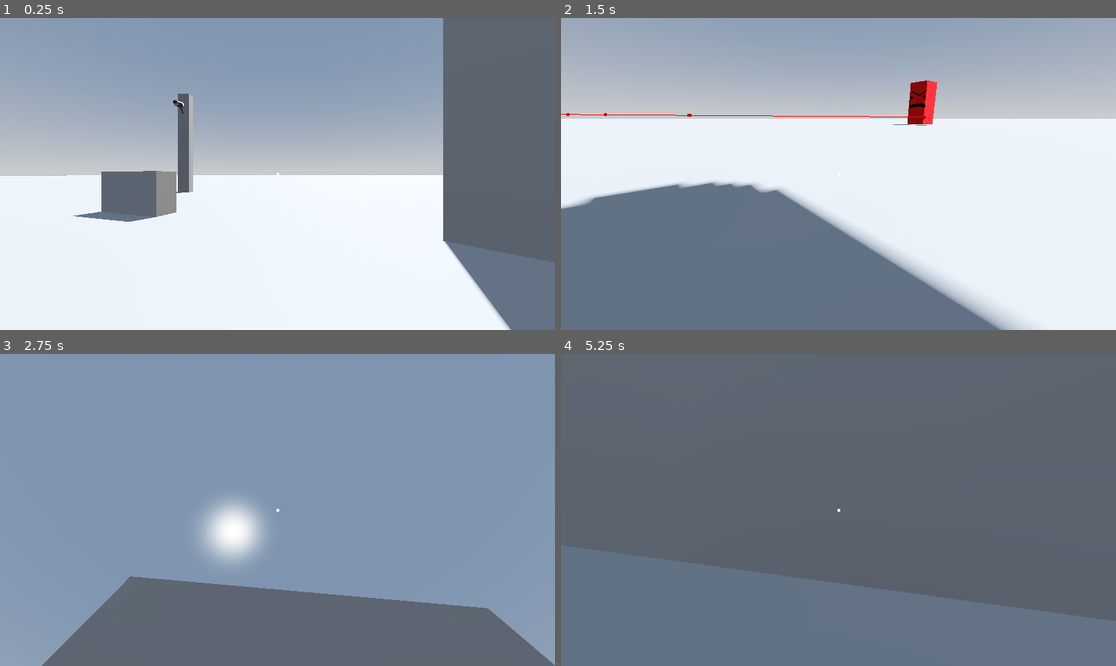
Above: before the commit, frames 1-4 (two rows, left to right).
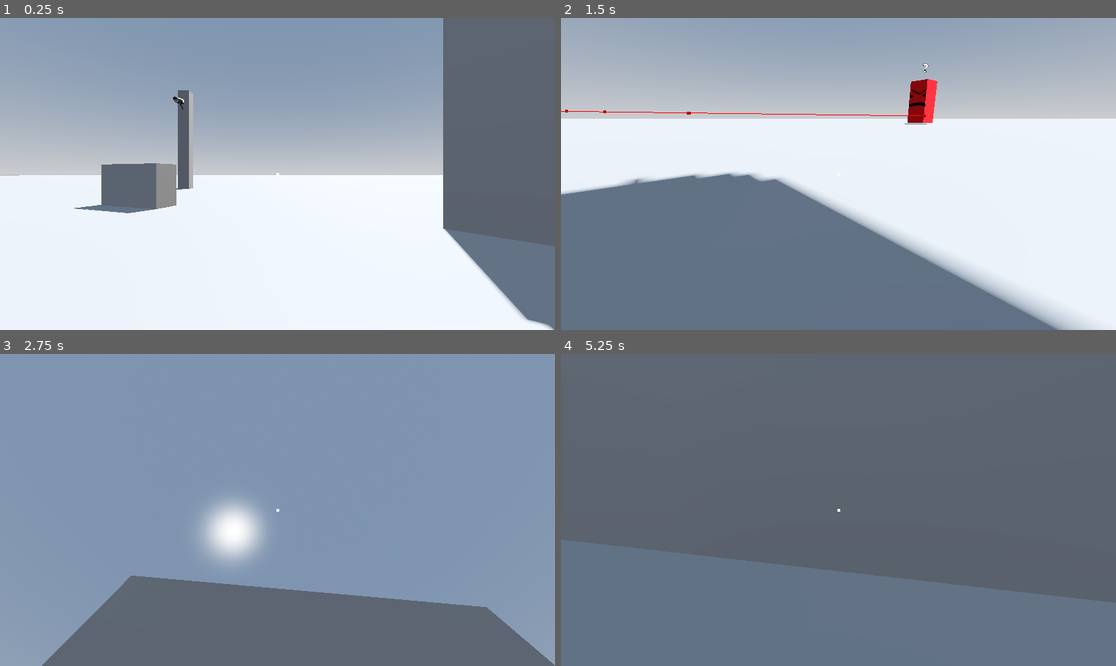
Above: after the commit, the same moments.

Repository: Rubix334/Extrica
Game: Godot game, scene res://level.tscn
The game is run twice, just before and just after one commit, with the same random seed, the same clock (stepped at 60 frames per second) and the same inputs.
Inputs (mouse positions are in pixels of both pictures, inside the frame that each line leads up to):
- Up to frame 1 (0.25 s): no input
- Up to frame 2 (1.5 s): move the mouse to (960, 158) at 0.52 s; hold D (right) 0.53-1.28 s; hold Q (hack) 0.53-1.28 s; tap Ctrl (crouch) at 0.6 s; move the mouse to (727, 189) at 1.27 s; hold S (back) from 1.28 s (still down); tap Q (hack) at 1.35 s
- Up to frame 3 (2.75 s): tap Ctrl (crouch) at 1.55, 2.1 s; move the mouse to (333, 441) at 2.02 s; release S (back) at 2.03 s; hold D (right) from 2.03 s (still down); hold Q (hack) from 2.03 s (still down)
- Up to frame 4 (5.25 s): move the mouse to (810, 572) at 2.77 s; release D (right) at 2.78 s; release Q (hack) at 2.78 s; hold W (forward) 2.78-3.53 s; tap Q (hack) at 2.85, 3.8 s; tap Ctrl (crouch) at 3.05, 4.35 s; move the mouse to (1005, 556) at 3.52 s; hold Shift (sprint) 3.53-4.28 s; hold A (left) 3.53-5.03 s; move the mouse to (672, 463) at 4.27 s; move the mouse to (866, 510) at 5.02 s; hold S (back) from 5.03 s (still down); hold Q (hack) from 5.03 s (still down)

The runs differ from the first frame. In frame 1, 3.0% of the frame differs, in the area x 3-100%, y 23-100%; in frame 2, 7.1%, in the area x 0-96%, y 14-100%; in frame 3, 0.2%; in frame 4, 3.3%.

Commit message:
Crouching to avoid AI bug solved; AudioManager created; hacking progress bar

Diff:
--- /dev/null
+++ b/Extrica/audio_manager.gd
@@ -0,0 +1,74 @@
+extends Node3D
+@onready var audio_player: AudioStreamPlayer3D = $AudioStreamPlayer3D
+
+var footsteps : Array = load_audio_files("res://assets/metal_steps_48k24b/")
+
+func load_audio_files(path: String) -> Array[AudioStream]:
+	var streams: Array[AudioStream] = []
+	var dir = DirAccess.open(path)
+
+	if dir:
+		dir.list_dir_begin()
+		var file_name = dir.get_next()
+
+		while file_name != "":
+			if not dir.current_is_dir():
+				# Handling exported project remapping (stripping .import/.remap)
+				var clean_path = path + "/" + file_name.replace(".import", "").replace(".remap", "")
+
+				# Check for audio extensions
+				if clean_path.ends_with(".wav") or clean_path.ends_with(".mp3") or clean_path.ends_with(".ogg"):
+					var stream = load(clean_path)
+					if stream is AudioStream:
+						streams.append(stream)
+
+			file_name = dir.get_next()
+
+	return streams
+
+func _ready() -> void:
+	change_vol(24,"footstep")
+
+func change_vol(volume, sfx_name):
+	for child in get_children():
+		if child.name == sfx_name:
+			child.set_volume_db(volume)
+
+func slow_music():
+	audio_player.pitch_scale = 0.5
+
+func normal_music():
+	audio_player.pitch_scale = 1
+
+func fade_sound(sfx_name):
+	for child in get_children():
+		if child.name == sfx_name:
+			while child.get_volume_db >= -79:
+				child.set_volume_db(child.get_volume_db()-5)
+
+func stop(sfx_name):
+	for child in get_children():
+		if child.name == sfx_name:
+			child.queue_free()
+
+
+#use is_playing and start() and stop() to fix sfx
+func play_sfx(sfx_name : String):
+	var stream = null
+
+	if sfx_name == "footsteps":
+		var rand = randf_range(0,footsteps.size())
+		stream = footsteps[rand]
+	else:
+		print("invalid sfx name")
+		return
+
+	var asp = AudioStreamPlayer.new()
+	asp.stream = stream
+	asp.name = sfx_name
+	asp.max_polyphony = 5
+	add_child(asp)
+	asp.play()
+
+	await asp.finished
+	asp.queue_free()
--- /dev/null
+++ b/Extrica/audio_manager.tscn
@@ -0,0 +1,8 @@
+[gd_scene format=3 uid="uid://s7elry2k58ks"]
+
+[ext_resource type="Script" uid="uid://dm1qwndrlxwt4" path="res://audio_manager.gd" id="1_jisk1"]
+
+[node name="AudioManager" type="Node3D" unique_id=719501542]
+script = ExtResource("1_jisk1")
+
+[node name="AudioStreamPlayer3D" type="AudioStreamPlayer3D" parent="." unique_id=878021053]
--- a/Extrica/enemy.gd
+++ b/Extrica/enemy.gd
@@ -33,7 +33,6 @@
 var target: Node3D
 var gravity: float = ProjectSettings.get_setting("physics/3d/default_gravity")
 var update_timer := 0.0
-var spot = false
 
 # --------------------
 # READY
@@ -103,10 +102,6 @@
 		#_enter_state(State.CHASE)
 
 func _state_chase(delta: float) -> void:
-	if spot == false:
-		Global.spotted += 1
-		spot = true
-
 	attention_marker.visible = false
 	if not target:
 		_enter_state(State.RETURN)
@@ -145,11 +140,9 @@
 	state = new_state
 	match state:
 		State.PATROL:
-			spot = false
 			patrol_timer = 0
 			_go_to_next_patrol_point()
 		State.INVESTIGATE:
-			spot = false
 			investigate_timer = 0.0
 			agent.set_target_position(investigate_position)
 		State.CHASE, State.INVESTIGATE:
@@ -214,6 +207,7 @@
 func _can_see_player() -> bool:
 	return target and vision_ray.is_colliding() and vision_ray.get_collider() == target
 
+
 func _looking() -> void:
 	if not target:
 		return
--- a/Extrica/enemy.tscn
+++ b/Extrica/enemy.tscn
@@ -34,8 +34,8 @@
 shape = SubResource("CapsuleShape3D_7k104")
 
 [node name="RayCast3D" type="RayCast3D" parent="." unique_id=1887829794]
-transform = Transform3D(1, 0, 0, 0, 2.3140216, 0, 0, 0, 1, 0, 0.38133144, 0)
-target_position = Vector3(0, 0, -10)
+transform = Transform3D(1, 0, 0, 0, 2.3140216, 0, 0, 0, 1, 0, 0.032939672, 0)
+target_position = Vector3(0, 0, -15)
 
 [node name="NavigationAgent3D" type="NavigationAgent3D" parent="." unique_id=885817445]
 debug_enabled = true
--- a/Extrica/global.gd
+++ b/Extrica/global.gd
@@ -2,5 +2,14 @@
 
 var spotted := 0
 
-func _process(delta: float) -> void:
-	print(spotted)
+
+
+func load_file_to_array(path: String) -> Array:
+	var content_array = []
+	var file = FileAccess.open(path, FileAccess.READ)
+	if file:
+		while not file.eof_reached():
+			var line = file.get_line()
+			content_array.append(line)
+		file.close()
+	return content_array
--- a/Extrica/player.gd
+++ b/Extrica/player.gd
@@ -46,6 +46,7 @@
 	if direction:
 		velocity.x = direction.x * SPEED
 		velocity.z = direction.z * SPEED
+		AudioManager.play_sfx("footsteps")
 		if camera.current:
 			head_bob()
 
@@ -96,15 +97,15 @@
 			animation_player.stop()
 			SPEED = 2.5
 			camera.position.y -= 1
-			collision.shape.height = 1
-			collision.position.y -= 0.5
+			collision.shape.height = 1.3
+			collision.position.y -= 0.3
 			crouched = true
 		else:
 			animation_player.stop()
 			SPEED = 5.0
 			camera.position.y += 1
 			collision.shape.height = 2
-			collision.position.y += 0.5
+			collision.position.y += 0.3
 			crouched = false
 
 func head_bob():
--- a/Extrica/player.tscn
+++ b/Extrica/player.tscn
@@ -19,6 +19,18 @@
 "transitions": PackedFloat32Array(),
 "update": 0,
 "values": []
+}
+tracks/1/type = "value"
+tracks/1/imported = false
+tracks/1/enabled = true
+tracks/1/path = NodePath(".:fov")
+tracks/1/interp = 1
+tracks/1/loop_wrap = true
+tracks/1/keys = {
+"times": PackedFloat32Array(0),
+"transitions": PackedFloat32Array(1),
+"update": 0,
+"values": [75.0]
 }
 
 [sub_resource type="Animation" id="Animation_onrkg"]
@@ -52,11 +64,27 @@
 "values": [Vector3(0, -0.7, -0.192), Vector3(0, -0.5, -0.192), Vector3(0, -0.7, -0.192)]
 }
 
+[sub_resource type="Animation" id="Animation_hqtel"]
+resource_name = "hacking"
+tracks/0/type = "value"
+tracks/0/imported = false
+tracks/0/enabled = true
+tracks/0/path = NodePath(".:fov")
+tracks/0/interp = 1
+tracks/0/loop_wrap = true
+tracks/0/keys = {
+"times": PackedFloat32Array(0, 1),
+"transitions": PackedFloat32Array(1, 1),
+"update": 0,
+"values": [75.0, 50.4]
+}
+
 [sub_resource type="AnimationLibrary" id="AnimationLibrary_i3pqv"]
 _data = {
 &"RESET": SubResource("Animation_4flbx"),
 &"bob": SubResource("Animation_onrkg"),
-&"crouchbob": SubResource("Animation_i3pqv")
+&"crouchbob": SubResource("Animation_i3pqv"),
+&"hacking": SubResource("Animation_hqtel")
 }
 
 [node name="Node3D" type="CharacterBody3D" unique_id=277564241]
@@ -74,7 +102,6 @@
 libraries/ = SubResource("AnimationLibrary_i3pqv")
 
 [node name="Camera3D" type="Camera3D" parent="." unique_id=2043607812]
-transform = Transform3D(1, 0, 0, 0, 1, 0, 0, 0, 1, 0, 0.3, 0)
 
 [node name="RayCast3D" type="RayCast3D" parent="Camera3D" unique_id=759197667]
 transform = Transform3D(3.2485108, 0, 0, 0, -7.060304e-07, -2.9446044, 0, 16.15209, -1.2871274e-07, 0, 0.0019801855, -0.18578112)
--- a/Extrica/project.godot
+++ b/Extrica/project.godot
@@ -19,6 +19,7 @@
 
 SecCamManager="*uid://kf28eduyy2p2"
 Global="*uid://ca17ijolul2ti"
+AudioManager="*uid://dm1qwndrlxwt4"
 
 [global_group]
 
--- a/Extrica/sec_cam.gd
+++ b/Extrica/sec_cam.gd
@@ -7,6 +7,7 @@
 @onready var camera: Camera3D = $Camera3D
 @onready var ray: RayCast3D = $Camera3D/RayCast3D
 @onready var hud: Control = $HUD
+@onready var progress_bar: ProgressBar = $ProgressBar
 
 var camera_sens = 50
 
@@ -22,9 +23,15 @@
 # Called every frame. 'delta' is the elapsed time since the previous frame.
 func _process(delta: float) -> void:
 	if switchable:
-		if Input.is_action_just_pressed("hack"): #hack = Q
-			camera.make_current()
-			controlled = true
+		if Input.is_action_pressed("hack") and not controlled: #hack = Q
+			progress_bar.visible = true
+			progress_bar.value += 1
+			if progress_bar.value >= 100:
+				camera.make_current()
+				controlled = true
+		if Input.is_action_just_released("hack"):
+			progress_bar.visible = false
+			progress_bar.value = 0
 
 	if controlled:
 		_rotate_camera(delta)
--- a/Extrica/sec_cam.tscn
+++ b/Extrica/sec_cam.tscn
@@ -46,3 +46,19 @@
 
 [node name="HUD" parent="." unique_id=1859975273 instance=ExtResource("2_u6shl")]
 visible = false
+
+[node name="ProgressBar" type="ProgressBar" parent="." unique_id=814277150]
+visible = false
+anchors_preset = 8
+anchor_left = 0.5
+anchor_top = 0.5
+anchor_right = 0.5
+anchor_bottom = 0.5
+offset_left = -67.0
+offset_top = 49.0
+offset_right = 67.0
+offset_bottom = 66.0
+grow_horizontal = 2
+grow_vertical = 2
+size_flags_horizontal = 4
+show_percentage = false
Not shown, added: Extrica/assets/metal_steps_48k24b/metal_steps_01.wav.import
Not shown, added: Extrica/assets/metal_steps_48k24b/metal_steps_02.wav.import
Not shown, added: Extrica/assets/metal_steps_48k24b/metal_steps_03.wav.import
Not shown, added: Extrica/assets/metal_steps_48k24b/metal_steps_04.wav.import
Not shown, added: Extrica/assets/metal_steps_48k24b/metal_steps_05.wav.import
Not shown, added: Extrica/assets/metal_steps_48k24b/metal_steps_06.wav.import
Not shown, added: Extrica/assets/metal_steps_48k24b/metal_steps_07.wav.import
Not shown, added: Extrica/assets/metal_steps_48k24b/metal_steps_08.wav.import
Not shown, added: Extrica/assets/metal_steps_48k24b/metal_steps_09.wav.import
Not shown, added: Extrica/assets/metal_steps_48k24b/metal_steps_10.wav.import
Not shown, added: Extrica/assets/metal_steps_48k24b/metal_steps_11.wav.import
Not shown, added: Extrica/assets/metal_steps_48k24b/metal_steps_12.wav.import
(and 39 more such lines)
